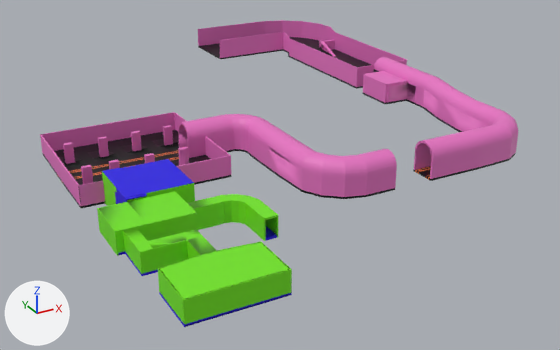
An edit to the FBX model Assets/Models/env/Level/Level2.fbx, drawn before and after from the same camera.
Camera for both pictures: a 50 mm lens placed at (-31.6, -56.7, 27.8), pointed at (3.6, 7.3, -4.2). Every picture has the same lights, and +X, +Y and +Z are marked at lower left. Vertices at the same position are counted once.
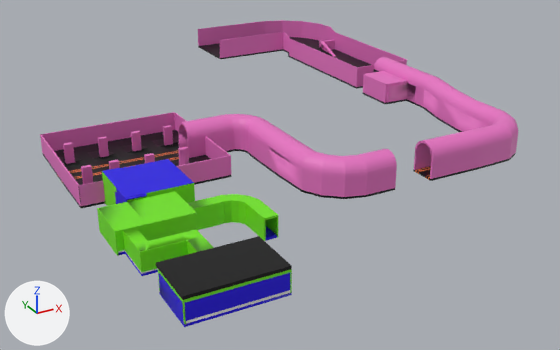
Changed parts and their boxes [x1, y1, x2, y2] in the pictures (560 x 350 px):
part 1 of me_cube_001, added (black): after [156, 236, 292, 300]
part 2 of me_cube_001, built on: [117, 216, 292, 327] in both

What the commit changed:
Material 'Skirting Board' (mat_skirting_board) is new.
Its base color is (0.8, 0.8, 0.8) (white #e7e7e7).
Material 'Hospital Floor' (mat_hospital_floor) is new.
Its base color is (0.8, 0.8, 0.8) (white #e7e7e7).
me_cube_001 is used by ob_cube_001; location (0.0, 0.0, 0.0).
me_cube_001 had 4529 vertices, 4708 faces and spanned x -18.6..25.3, y -19.6..40.2, z -0.9..4.0.
me_cube_001 now has 4623 vertices, 4810 faces and spans x -18.6..25.3, y -19.6..40.2, z -0.9..4.0.
me_cube_001 part 1: a new loose piece, a box spanning x -17.79..-10.39, y -19.58..-15.08, z 2.61..2.86, in mat_asphalt (black #000000).
Part 2, on me_cube_001:
99 faces are deleted.
70 vertices are added at x -18.5..-10.4, y -19.6..-9.1, z 1.0..2.4.
6 new vertices lie (0.0, 0.0, -1.3) away from vertices in x -17.8..-10.4, y -19.6..-15.5, z 2.4.
5 new vertices lie (2.4, 0.0, 0.0) away from vertices in x -17.7, y -19.6..-19.5, z 0.7..2.4.
5 new vertices lie (-2.4, 0.0, 0.0) away from vertices in x -10.5, y -19.6..-19.5, z 0.7..2.4.
88 new faces join them, mat_introwalls (green #72e714).
69 new faces join them, mat_skirting_board (white #e7e7e7).
25 new faces join them, mat_introfloor (blue #1f00e7).
1 new face joins them, mat_hospital_floor (white #e7e7e7).
12 new faces join them, mat_asphalt (black #000000).
me_cube_001 now uses material mat_hospital_floor (white #e7e7e7).
me_cube_001 now uses material mat_skirting_board (white #e7e7e7).
